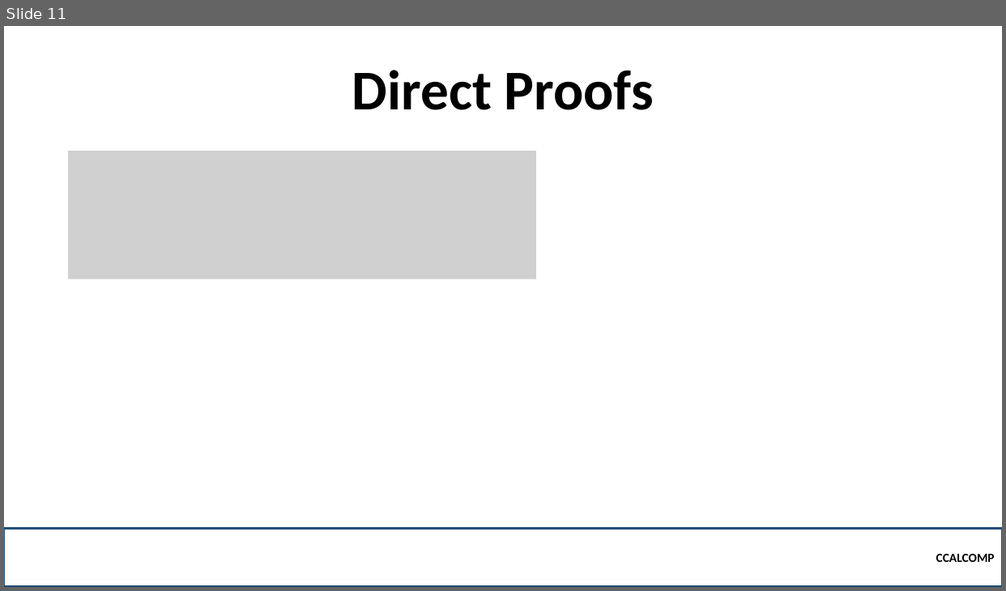
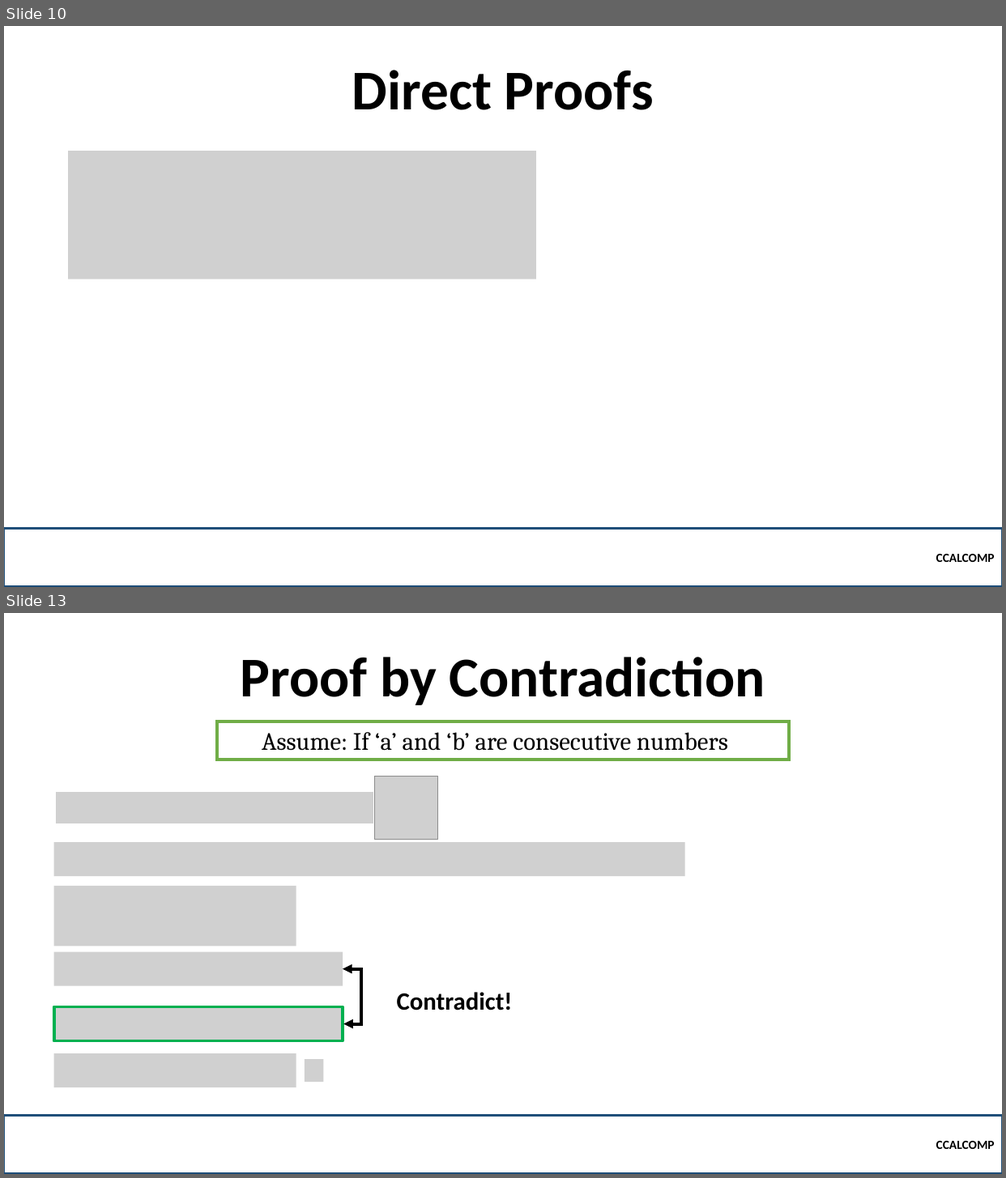
Before and after one commit to robitussin/CCALCOMP, a slide deck: Week 3 - Proofs/Proofs.pptx. Shown one above the other, each under a label of ours: slide 11 before the commit, slides 10 and 13 after it; the slides between them are not shown. The pictures are 1006x591 and 1006x1178 pixels, drawn with LibreOffice and Linux fonts; fonts in the diff are those of the drawing; grey boxes stand for pictures; background and template pictures are left out. Boxes give left, top, right and bottom in pixels: in the first picture for what was removed or moved away, otherwise in the second. Text is boxed around its words. In the diff, an @@ line names an element or a change of style, - is before the commit and + after.

```diff
--- a/Week 3 - Proofs/Proofs.pptx
+++ b/Week 3 - Proofs/Proofs.pptx
@@ slide 13 added at box(4, 613, 1002, 1174), background picture (left out) @@
@@ title added at box(241, 657, 765, 705), 54 pt, text #000000, bold @@
+Proof by Contradiction
@@ rectangle added at box(216, 722, 789, 759), fill #FFFFFF, outline #70AD47 3 pt, 24 pt, text #000000 @@
+  Assume: If ‘a’ and ‘b’ are consecutive numbers
@@ picture added at box(374, 776, 438, 840) @@
@@ picture added at box(54, 791, 374, 825) @@
@@ picture added at box(54, 842, 685, 875) @@
@@ picture added at box(54, 886, 296, 947) @@
@@ picture added at box(54, 952, 343, 986) @@
@@ elbow double arrow added from (343, 969) to (344, 1024), #000000 3 pt @@
@@ text added at box(397, 992, 513, 1011), 24 pt, text #000000, bold @@
+Contradict!
@@ picture added at box(54, 1007, 343, 1041) @@
@@ picture added at box(54, 1054, 296, 1088) @@
@@ picture added at box(305, 1060, 324, 1082) @@
@@ rectangle added at box(4, 1115, 1002, 1174), outline #1F4E79 2.25 pt, 12 pt, text #000000, bold @@
+CCALCOMP
@@ what was slide 11 is now slide 10 @@
```
Also in this commit, not shown: 7 slides changed, 4 other slides added, 1 slide removed.
